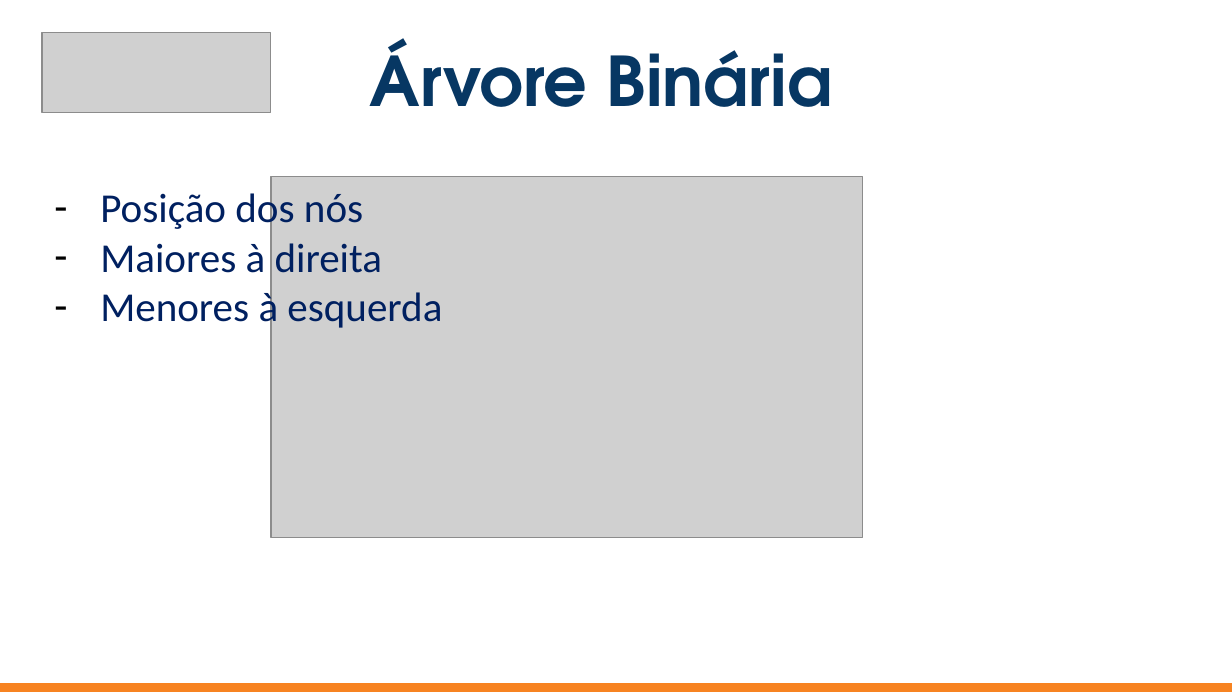
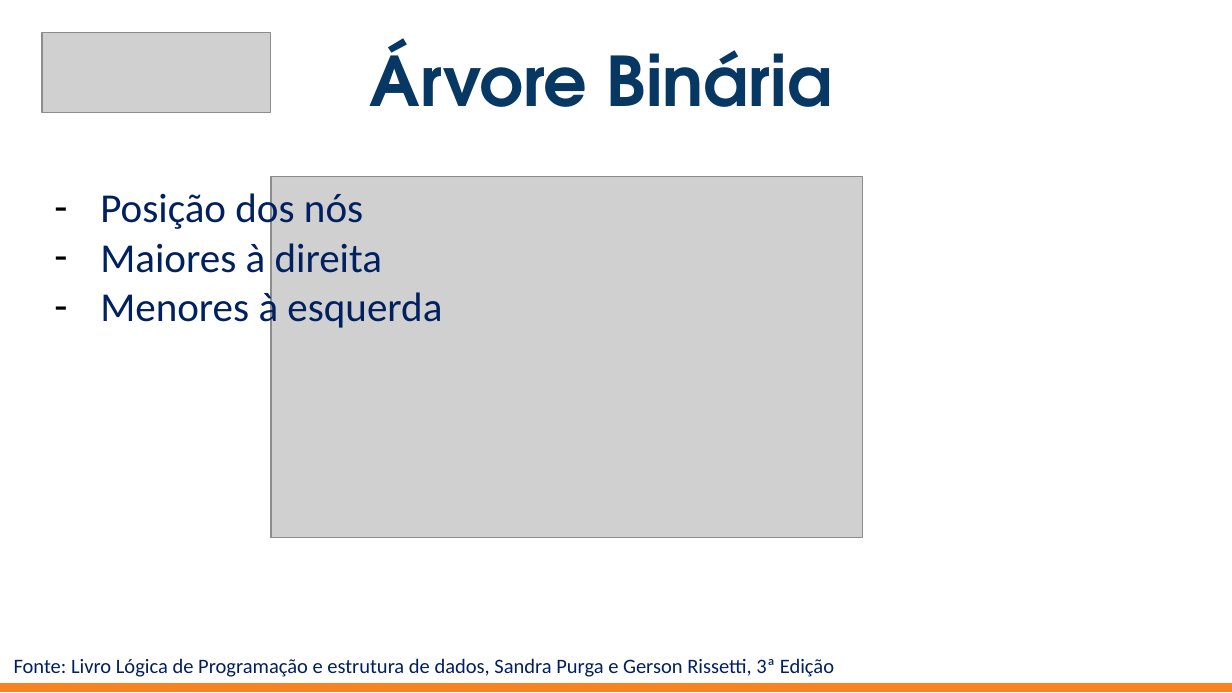
Before and after one commit to jrdutra/estruturaDeDadosJavaDio, a slide deck: slide 5 of apresentacoes/Aula7/Etapa2/Etapa2.pptx. Drawn at 1232x693 pixels with LibreOffice and Linux fonts; fonts in the diff are those of the drawing; grey boxes stand for pictures. Boxes give left, top, right and bottom in pixels: in the first picture for what was removed or moved away, otherwise in the second. Text is boxed around its words. In the diff, an @@ line names an element or a change of style, - is before the commit and + after.

```diff
--- a/apresentacoes/Aula7/Etapa2/Etapa2.pptx
+++ b/apresentacoes/Aula7/Etapa2/Etapa2.pptx
@@ text added at [14,658,834,677], 12 pt, text #002060 @@
+Fonte: Livro Lógica de Programação e estrutura de dados, Sandra Purga e Gerson Rissetti, 3ª Edição
```
Also in this commit, not shown: 3 other files.
